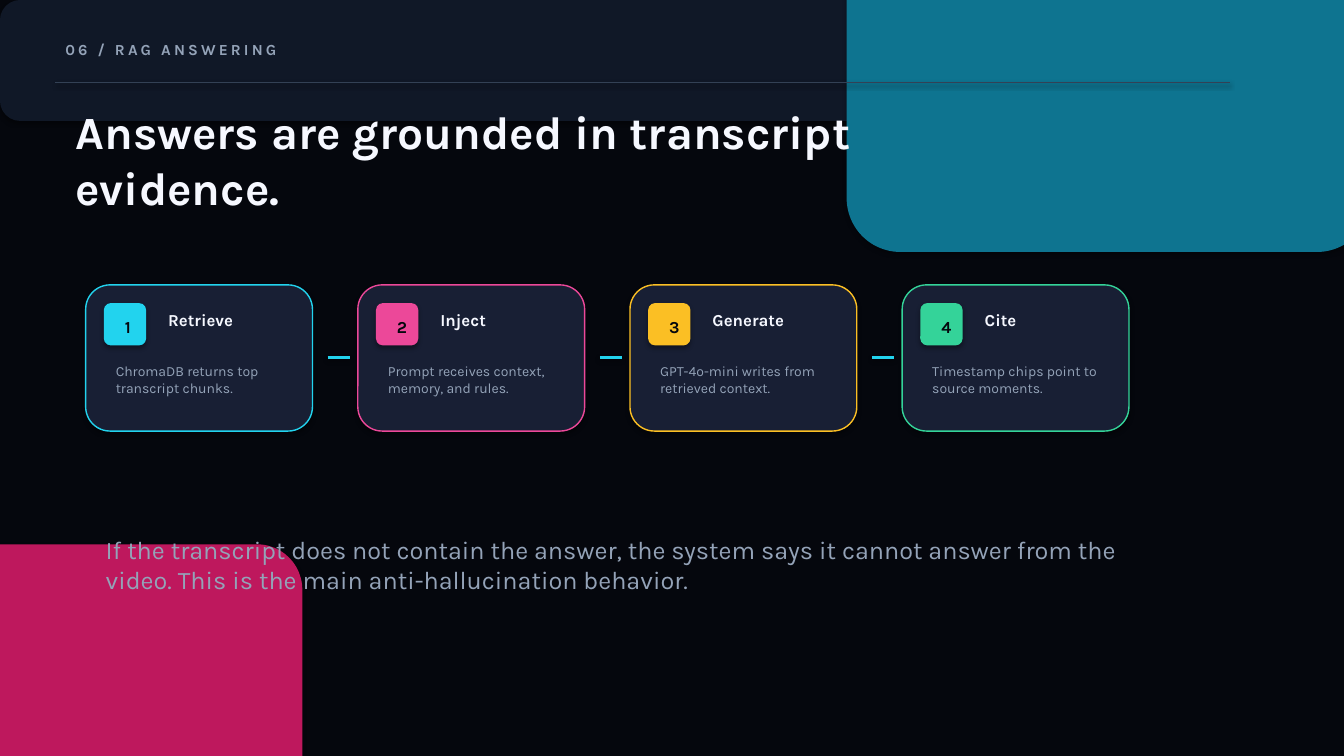
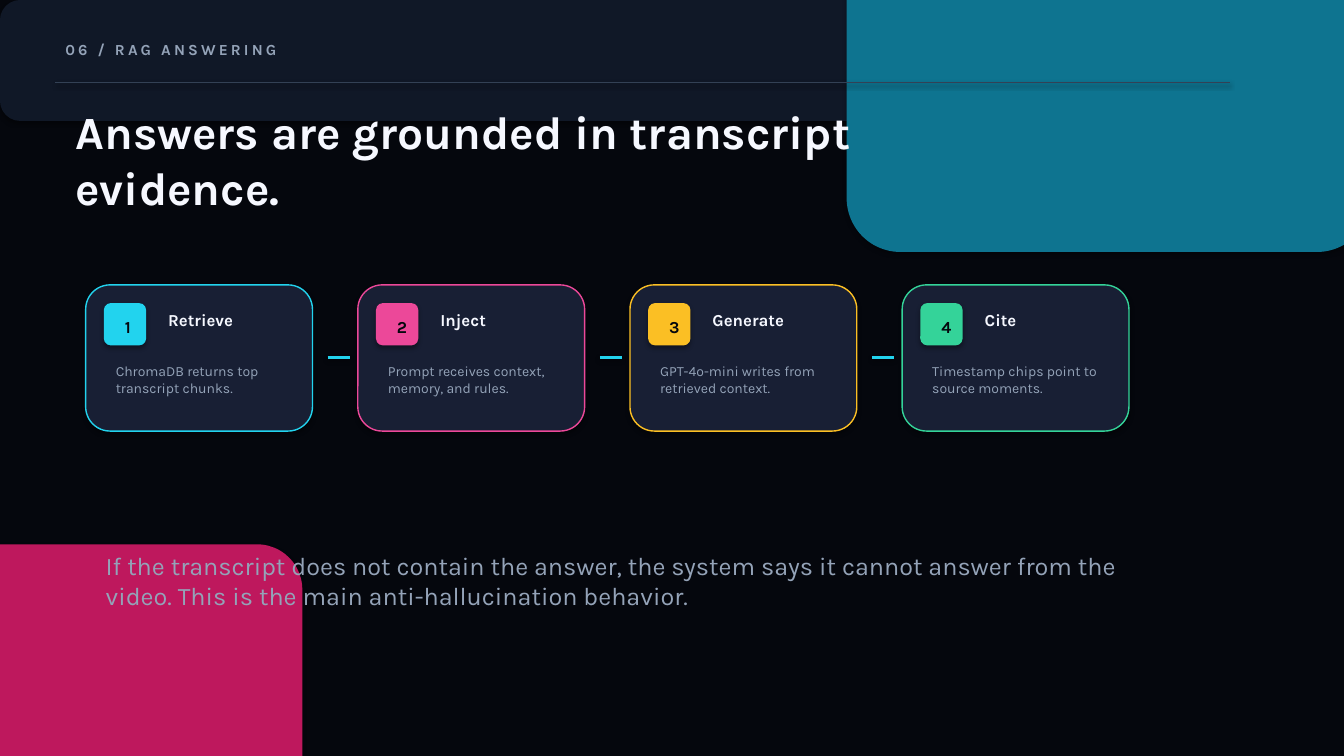
Before and after one commit to sabeurzarai/asktube-ai, a slide deck: slide 7 of docs/AskTube_AI_Presentation.pptx. Drawn at 1344x756 pixels with LibreOffice and Linux fonts; fonts in the diff are those of the drawing. Boxes give left, top, right and bottom in pixels: in the first picture for what was removed or moved away, otherwise in the second. Text is boxed around its words. In the diff, an @@ line names an element or a change of style, - is before the commit and + after.

```diff
--- a/docs/AskTube_AI_Presentation.pptx
+++ b/docs/AskTube_AI_Presentation.pptx
@@ text "If the transcript does not ...": place and size @@
-text "If the transcript does not ..." at <box>106,536,1116,590</box>
+text "If the transcript does not ..." at <box>106,552,1116,606</box>
```
Also in this commit, not shown: 6 other slides changed, 1 other file.
